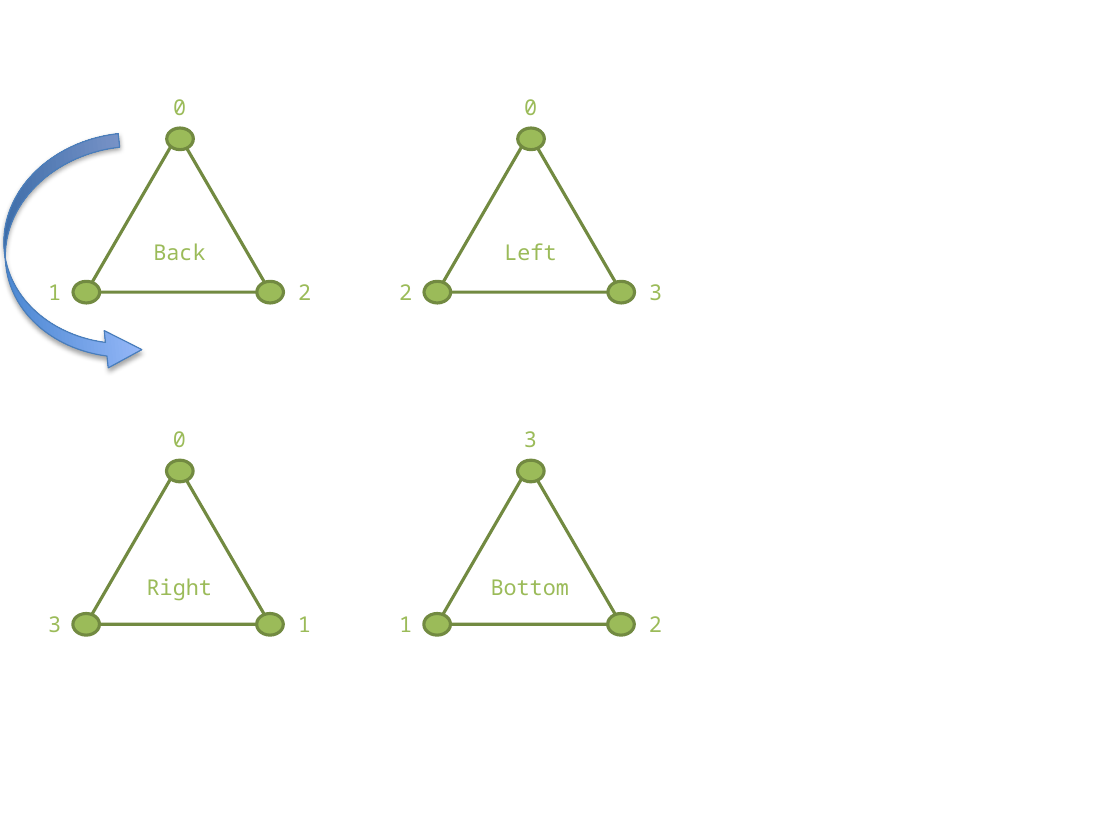
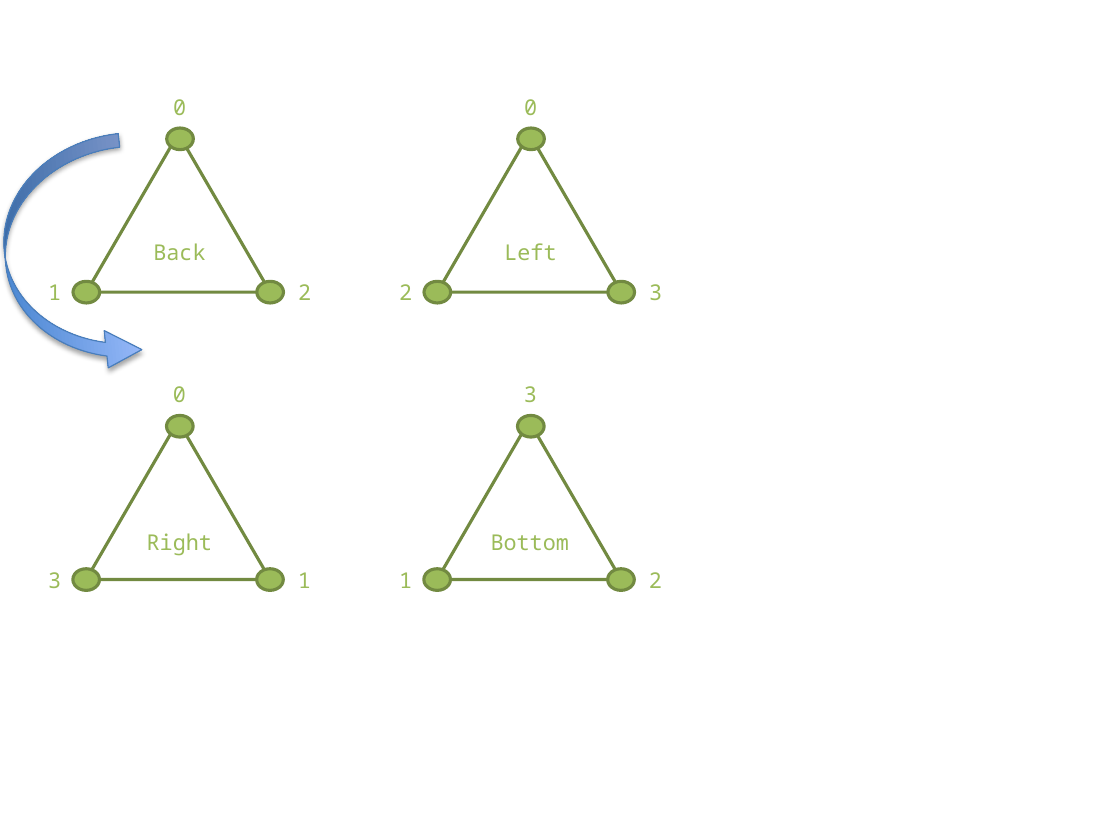
Before and after one commit to barionleg/cesium.wiki.gs, a slide deck: slide 5 of geometryandappearances/figures.pptx. Drawn at 1120x840 pixels with LibreOffice and Linux fonts; fonts in the diff are those of the drawing. Boxes give left, top, right and bottom in pixels: in the first picture for what was removed or moved away, otherwise in the second. Text is boxed around its words. In the diff, an @@ line names an element or a change of style, - is before the commit and + after.

Commit message:
Figures update

```diff
--- a/geometryandappearances/figures.pptx
+++ b/geometryandappearances/figures.pptx
@@ 8 texts, 6 ellipses, 2 triangles: place and size @@
-8 texts, 6 ellipses, 2 triangles at [48, 431, 662, 635]
+8 texts, 6 ellipses, 2 triangles at [48, 386, 662, 590]
```
